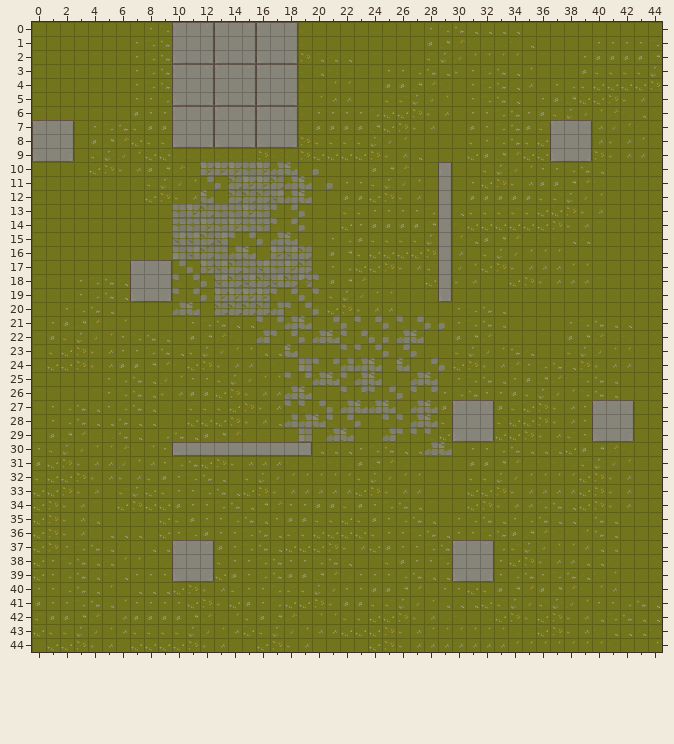
Tiled map -- GameName/Output/Assets/Maps/BattleGroundTest.tmx. The first picture shows the starting point.
Cells are 32x32 px. Shown: x 0..44, y 0..44.
New version:
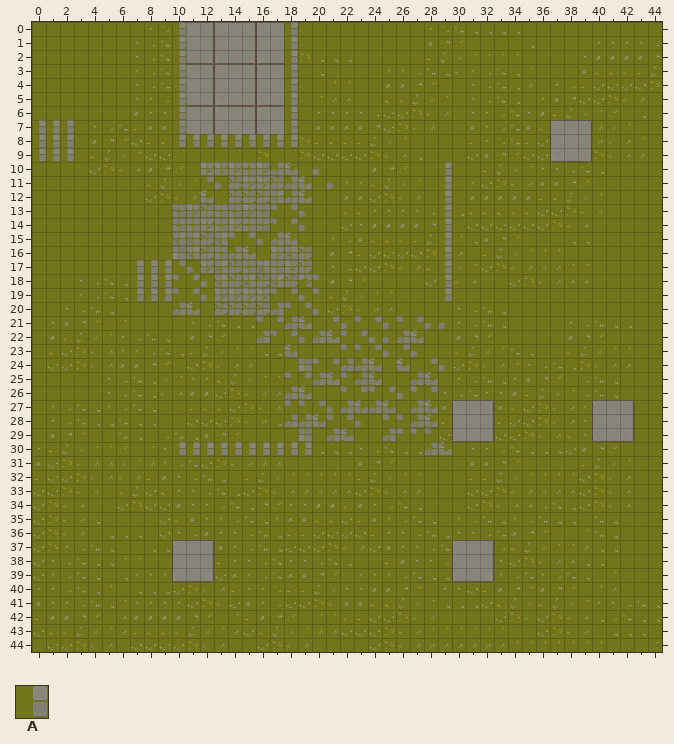
Key: from "Gorund": A 34.
_ is an empty cell.
Tiles of an added or newly shown layer are drawn over the layers below it.
Edits made:
Layer "navigation" (added):
y 0..6: x 10 _ -> A; x 18 _ -> A
y 7: x 0..2 ___ -> AAA; x 10 _ -> A; x 18 _ -> A
y 8: x 0..2 ___ -> AAA; x 10..18 _________ -> AAAAAAAAA
y 9: x 0..2 ___ -> AAA
y 10..16: x 29 _ -> A
y 17..19: x 7..9 ___ -> AAA; x 29 _ -> A
y 30: x 10..19 __________ -> AAAAAAAAAA
Where, in picture pixels (left, top, right, bottom), the same in both pictures:
added: (172, 22, 298, 148)
added: (32, 120, 74, 162)
added: (438, 162, 452, 302)
added: (130, 260, 172, 302)
added: (172, 442, 312, 456)
